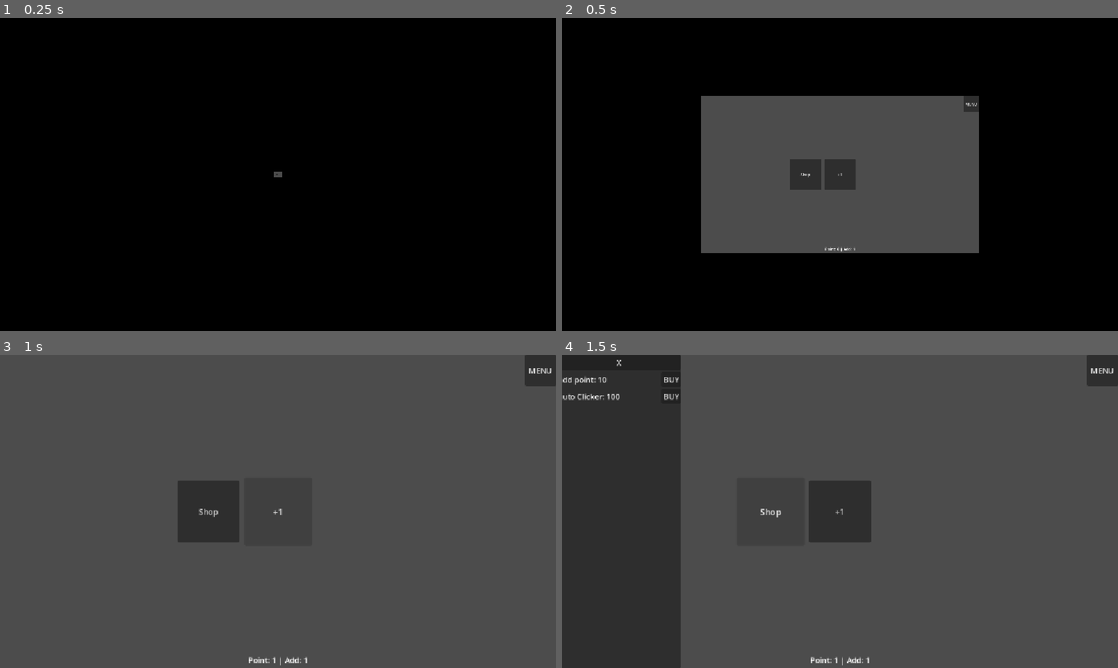
Above: before the commit, frames 1-4 (two rows, left to right).
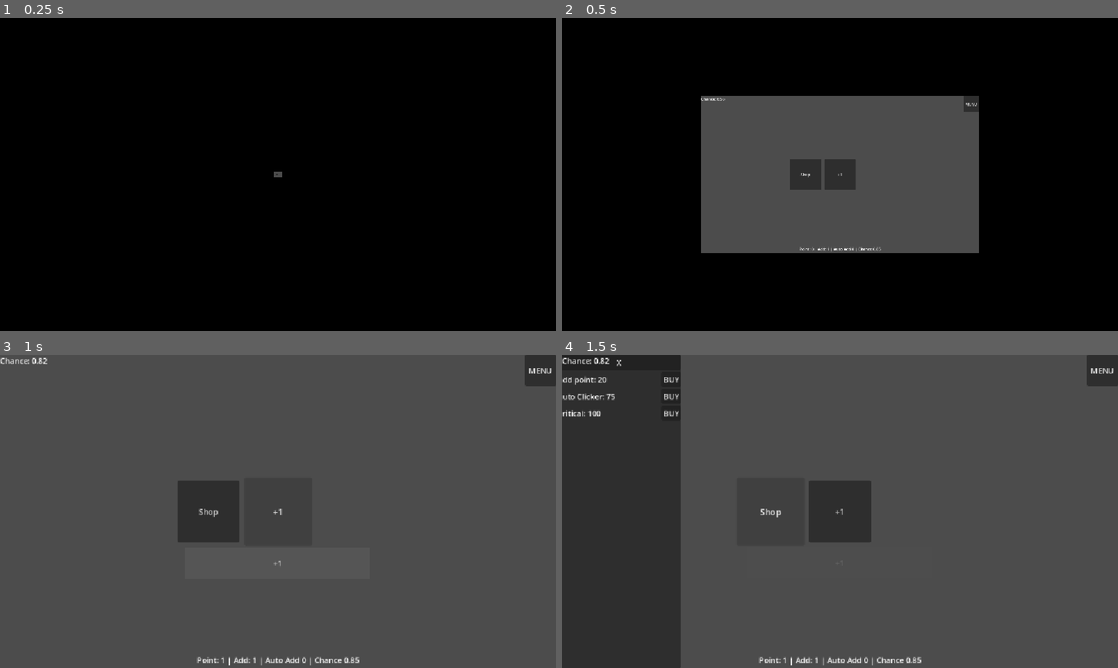
Above: after the commit, the same moments.

Repository: Maler2/clicker-game-rebooted
Game: Godot game, scene res://scene/main.tscn
Two runs of this game, one before a commit and one after it. Both use one fixed random seed, a clock stepped at 60 frames per second and the inputs below.
Inputs:
- Up to frame 1 (0.25 s): no input
- Up to frame 2 (0.5 s): no input
- Up to frame 3 (1 s): click "+1" at 0.5 s
- Up to frame 4 (1.5 s): click "Shop" at 1.25 s

Frame 1 is identical in both runs. In frame 2, 0.1% of the frame differs, in the area x 25-58%, y 25-75%; in frame 3, 0.4%; in frame 4, 0.6%, in the area x 0-65%, y 0-100%.

Commit message:
banyak update atau update besar

Diff:
--- /dev/null
+++ b/default_bus_layout.tres
@@ -0,0 +1,15 @@
+[gd_resource type="AudioBusLayout" format=3 uid="uid://dwklt77xejudo"]
+
+[resource]
+bus/1/name = &"sfx"
+bus/1/solo = false
+bus/1/mute = false
+bus/1/bypass_fx = false
+bus/1/volume_db = 6.0199986
+bus/1/send = &"Master"
+bus/2/name = &"music"
+bus/2/solo = false
+bus/2/mute = false
+bus/2/bypass_fx = false
+bus/2/volume_db = 6.0199986
+bus/2/send = &"Master"
--- a/project.godot
+++ b/project.godot
@@ -20,6 +20,7 @@
 [autoload]
 
 Global="*uid://by0nhktim5aqv"
+PopupGlobal="*uid://cfa1vwudb20m4"
 
 [display]
 
--- /dev/null
+++ b/scene/audio.tscn
@@ -0,0 +1,68 @@
+[gd_scene format=3 uid="uid://cu0locohl5tr"]
+
+[ext_resource type="Script" uid="uid://d06c6nqm18nw4" path="res://script/audio.gd" id="1_7cf6j"]
+
+[node name="audio" type="Control" unique_id=1416774771]
+layout_mode = 3
+anchor_left = 0.333
+anchor_right = 0.66700006
+anchor_bottom = 1.0
+offset_left = 0.3840027
+offset_right = -0.3840332
+grow_horizontal = 2
+grow_vertical = 2
+script = ExtResource("1_7cf6j")
+
+[node name="panel" type="Panel" parent="." unique_id=1009219129]
+layout_mode = 1
+anchors_preset = 15
+anchor_right = 1.0
+anchor_bottom = 1.0
+grow_horizontal = 2
+grow_vertical = 2
+
+[node name="vboxcontainer" type="VBoxContainer" parent="panel" unique_id=1699518742]
+layout_mode = 1
+anchors_preset = 15
+anchor_right = 1.0
+anchor_bottom = 1.0
+grow_horizontal = 2
+grow_vertical = 2
+size_flags_horizontal = 3
+size_flags_vertical = 3
+
+[node name="close" type="HBoxContainer" parent="panel/vboxcontainer" unique_id=86987333]
+layout_mode = 2
+
+[node name="button" type="Button" parent="panel/vboxcontainer/close" unique_id=1831763460]
+layout_mode = 2
+size_flags_horizontal = 3
+text = "X"
+
+[node name="master" type="HBoxContainer" parent="panel/vboxcontainer" unique_id=1642237845]
+layout_mode = 2
+
+[node name="label" type="Label" parent="panel/vboxcontainer/master" unique_id=1234371813]
+custom_minimum_size = Vector2(33, 0)
+layout_mode = 2
+size_flags_horizontal = 3
+text = "Master:"
+vertical_alignment = 1
+
+[node name="slider" type="HSlider" parent="panel/vboxcontainer/master" unique_id=1103772875]
+layout_mode = 2
+size_flags_horizontal = 3
+
+[node name="sfx" type="HBoxContainer" parent="panel/vboxcontainer" unique_id=1340034711]
+layout_mode = 2
+
+[node name="label" type="Label" parent="panel/vboxcontainer/sfx" unique_id=463567627]
+custom_minimum_size = Vector2(33, 0)
+layout_mode = 2
+size_flags_horizontal = 3
+text = "sfx:"
+vertical_alignment = 1
+
+[node name="slider" type="HSlider" parent="panel/vboxcontainer/sfx" unique_id=1447192388]
+layout_mode = 2
+size_flags_horizontal = 3
--- a/scene/main.tscn
+++ b/scene/main.tscn
@@ -4,6 +4,8 @@
 [ext_resource type="PackedScene" uid="uid://ykklgg2t1gli" path="res://scene/shop.tscn" id="2_v0l8b"]
 [ext_resource type="PackedScene" uid="uid://bccy4xnwv62ap" path="res://scene/menu.tscn" id="3_wp4xf"]
 [ext_resource type="PackedScene" uid="uid://dmgrnv2535ceo" path="res://scene/setting.tscn" id="4_brvut"]
+[ext_resource type="AudioStream" uid="uid://6vdcdueatbdj" path="res://audio/click.wav" id="5_0ha60"]
+[ext_resource type="PackedScene" uid="uid://cu0locohl5tr" path="res://scene/audio.tscn" id="6_4j5ol"]
 
 [node name="Main" type="Control" unique_id=54699926]
 layout_mode = 3
@@ -80,7 +82,6 @@
 layout_mode = 1
 
 [node name="autotimer" type="Timer" parent="." unique_id=545518139]
-autostart = true
 
 [node name="menubutton" type="Button" parent="." unique_id=1827370552]
 custom_minimum_size = Vector2(64, 64)
@@ -88,8 +89,8 @@
 anchors_preset = 1
 anchor_left = 1.0
 anchor_right = 1.0
-offset_left = -32.0
-offset_bottom = 32.0
+offset_left = -64.0
+offset_bottom = 64.0
 grow_horizontal = 0
 text = "MENU"
 
@@ -100,3 +101,16 @@
 [node name="setting" parent="." unique_id=912537951 instance=ExtResource("4_brvut")]
 visible = false
 layout_mode = 1
+
+[node name="clicksound" type="AudioStreamPlayer" parent="." unique_id=21999497]
+stream = ExtResource("5_0ha60")
+bus = &"sfx"
+
+[node name="audio" parent="." unique_id=951917723 instance=ExtResource("6_4j5ol")]
+visible = false
+layout_mode = 1
+
+[node name="debuglabel" type="Label" parent="." unique_id=94382786]
+layout_mode = 0
+offset_right = 40.0
+offset_bottom = 23.0
--- /dev/null
+++ b/scene/popup.tscn
@@ -0,0 +1,55 @@
+[gd_scene format=3 uid="uid://cfa1vwudb20m4"]
+
+[ext_resource type="Script" uid="uid://dpgwdgysyrq6v" path="res://script/popup.gd" id="1_56vfc"]
+
+[node name="popup" type="Control" unique_id=525504534]
+top_level = true
+z_index = 3
+layout_mode = 3
+anchor_left = 0.333
+anchor_top = 0.69100004
+anchor_right = 0.66700006
+anchor_bottom = 0.79
+offset_left = 0.3840027
+offset_top = 0.23196411
+offset_right = -0.3840332
+offset_bottom = 0.07998657
+grow_horizontal = 2
+grow_vertical = 2
+script = ExtResource("1_56vfc")
+
+[node name="Textlabel" type="RichTextLabel" parent="." unique_id=558703619]
+layout_mode = 1
+anchors_preset = 15
+anchor_right = 1.0
+anchor_bottom = 1.0
+grow_horizontal = 2
+grow_vertical = 2
+text = "placeholder"
+fit_content = true
+horizontal_alignment = 1
+vertical_alignment = 1
+
+[node name="bg" type="ColorRect" parent="Textlabel" unique_id=640944647]
+layout_mode = 1
+anchors_preset = -1
+anchor_left = -1.0
+anchor_top = -7.0000005
+anchor_right = 2.0
+anchor_bottom = 3.1250002
+offset_left = 384.0
+offset_top = 448.00003
+offset_right = -384.0
+offset_bottom = -136.00002
+grow_horizontal = 2
+grow_vertical = 2
+color = Color(0.39215687, 0.39215687, 0.39215687, 0.39215687)
+
+[node name="ColorRect" type="ColorRect" parent="." unique_id=732618920]
+visible = false
+layout_mode = 1
+anchors_preset = 15
+anchor_right = 1.0
+anchor_bottom = 1.0
+grow_horizontal = 2
+grow_vertical = 2
--- a/scene/setting.tscn
+++ b/scene/setting.tscn
@@ -47,6 +47,22 @@
 size_flags_horizontal = 3
 text = "AUDIO"
 
+[node name="reset" type="HBoxContainer" parent="panel/vboxcontainer" unique_id=950120768]
+layout_mode = 2
+
+[node name="button" type="Button" parent="panel/vboxcontainer/reset" unique_id=1332875247]
+layout_mode = 2
+size_flags_horizontal = 3
+text = "RESET"
+
+[node name="resetsetting" type="HBoxContainer" parent="panel/vboxcontainer" unique_id=1992791370]
+layout_mode = 2
+
+[node name="button" type="Button" parent="panel/vboxcontainer/resetsetting" unique_id=332051031]
+layout_mode = 2
+size_flags_horizontal = 3
+text = "RESET SETTING"
+
 [node name="other" type="HBoxContainer" parent="panel/vboxcontainer" unique_id=1846815629]
 layout_mode = 2
 
@@ -55,11 +71,3 @@
 size_flags_horizontal = 3
 text = "OTHER
 "
-
-[node name="reset" type="HBoxContainer" parent="panel/vboxcontainer" unique_id=950120768]
-layout_mode = 2
-
-[node name="button" type="Button" parent="panel/vboxcontainer/reset" unique_id=1332875247]
-layout_mode = 2
-size_flags_horizontal = 3
-text = "RESET"
--- a/scene/shop.tscn
+++ b/scene/shop.tscn
@@ -66,3 +66,15 @@
 [node name="button" type="Button" parent="panel/scrollcontainer/vboxcontainer/auto" unique_id=1304492580]
 layout_mode = 2
 text = "BUY"
+
+[node name="luck" type="HBoxContainer" parent="panel/scrollcontainer/vboxcontainer" unique_id=967442471]
+layout_mode = 2
+
+[node name="idlabel" type="Label" parent="panel/scrollcontainer/vboxcontainer/luck" unique_id=1902767930]
+layout_mode = 2
+size_flags_horizontal = 3
+text = "placeholder: %any"
+
+[node name="button" type="Button" parent="panel/scrollcontainer/vboxcontainer/luck" unique_id=393604714]
+layout_mode = 2
+text = "BUY"
--- /dev/null
+++ b/script/audio.gd
@@ -0,0 +1,61 @@
+extends Control
+
+signal close_request_audio
+
+@onready var master_slider: HSlider = $panel/vboxcontainer/master/slider
+@onready var close_button: Button = $panel/vboxcontainer/close/button
+@onready var sfx_slider: HSlider = $panel/vboxcontainer/sfx/slider
+@onready var master_label: Label = $panel/vboxcontainer/master/label
+@onready var sfx_label: Label = $panel/vboxcontainer/sfx/label
+
+func _ready() -> void:
+    Global.preference_loading()
+    visible = false
+    position.y = -648
+    master_slider.value = Global.master_val
+    sfx_slider.value = Global.sfx_val
+    master_slider.value_changed.connect(master_slider_changed)
+    sfx_slider.value_changed.connect(sfx_slider_changed)
+    close_button.pressed.connect(close_btn_pressed)
+    master_slider.drag_ended.connect(master_slider_drag)
+    print(master_slider.value)
+    upd_slider()
+
+func upd_slider() -> void:
+    master_label.text = ("Master: %d" % master_slider.value)
+    sfx_label.text = ("SFX: %d" % sfx_slider.value)
+
+
+func master_slider_changed(val: float) -> void:
+    print(int(val), " master")
+
+    var master_index: int = AudioServer.get_bus_index("Master")
+
+    if master_index != -1:
+        var linear_val: float = max(val / 100.0, 0.0001)
+
+        var db_val: float = linear_to_db(linear_val)
+        AudioServer.set_bus_volume_db(master_index, db_val)
+        Global.master_val = val
+
+    upd_slider()
+
+func sfx_slider_changed(val: float) -> void:
+    print(int(val), " sfx")
+
+    var sfx_index: int = AudioServer.get_bus_index("sfx")
+
+    if sfx_index != -1:
+        var linear_val: float = max(val / 100.0, 0.0001)
+
+        var db_val: float = linear_to_db(linear_val)
+        AudioServer.set_bus_volume_db(sfx_index, db_val)
+        Global.sfx_val = val
+
+    upd_slider()
+
+func master_slider_drag(_value_changed_flag: bool) -> void:
+    Global.preference_saving()
+
+func close_btn_pressed() -> void:
+    close_request_audio.emit()
--- a/script/global.gd
+++ b/script/global.gd
@@ -1,9 +1,9 @@
 extends Node
 
 const save_path: String = "user://savefile.json"
+const preference_path: String = "user://preference.json"
 
 signal update_point
-
 
 var point: int = 0:
 	set(val):
@@ -15,7 +15,7 @@
 		add_point = val
 		update_point.emit()
 
-var add_point_cost: int = 10:
+var add_point_cost: int = 20:
 	set(val):
 		add_point_cost = val
 		update_point.emit()
@@ -25,10 +25,18 @@
 		auto_timer_point = val
 		update_point.emit()
 
-var auto_timer_point_cost: int = 100:
+var auto_timer_point_cost: int = 75:
 	set(val):
 		auto_timer_point_cost = val
 		update_point.emit()
+
+var luck_cost: int = 100:
+	set(val):
+		luck_cost = val
+		update_point.emit()
+
+var luck_float: float = 0.85
+var luck_float_max: float = 0.5
 
 func _ready() -> void:
 	var auto_save_timer: Timer = Timer.new()
@@ -37,13 +45,18 @@
 	auto_save_timer.timeout.connect(saving)
 	add_child(auto_save_timer)
 
+var master_val: float = 100.0
+var sfx_val: float = 100.0
+
 func saving() -> void:
 	var data: Dictionary = {
 		"point": point,
 		"add_point": add_point,
 		"add_point_cost": add_point_cost,
 		"auto_timer_point": auto_timer_point,
-		"auto_timer_point_cost": auto_timer_point_cost
+		"auto_timer_point_cost": auto_timer_point_cost,
+		"luck_cost": luck_cost,
+		"luck_float": luck_float
 	}
 
 	var json_string: String = JSON.stringify(data)
@@ -71,7 +84,49 @@
 			add_point_cost = data.get("add_point_cost", add_point_cost)
 			auto_timer_point = data.get("auto_timer_point", auto_timer_point)
 			auto_timer_point_cost = data.get("auto_timer_point_cost", auto_timer_point_cost)
+			luck_cost = data.get("luck_cost", luck_cost)
+			luck_float = data.get("luck_float", luck_float)
 			print("Loaded!")
+
+func preference_saving() -> void:
+	var data: Dictionary = {
+		"master_val": master_val,
+		"sfx_val": sfx_val
+	}
+
+	var json_string: String = JSON.stringify(data)
+	var file: FileAccess = FileAccess.open(preference_path, FileAccess.WRITE)
+	if file:
+		file.store_line(json_string)
+		file.close()
+		print("\nPREFERENCE SAVED!")
+
+func preference_loading() -> void:
+	if !FileAccess.file_exists(preference_path):
+		return
+
+	var file: FileAccess = FileAccess.open(preference_path, FileAccess.READ)
+	if file:
+		var json_string: String = file.get_as_text()
+		file.close()
+
+		var data: Variant = JSON.parse_string(json_string)
+
+		if data is Dictionary:
+			master_val = data.get("master_val", master_val)
+			sfx_val = data.get("sfx_val", sfx_val)
+
+			var master_index: int = AudioServer.get_bus_index("Master")
+			if master_index != -1:
+				var linear_val: float = max(master_val / 100.0, 0.0001)
+				AudioServer.set_bus_volume_db(master_index, linear_to_db(linear_val))
+
+			var sfx_index: int = AudioServer.get_bus_index("sfx")
+			if sfx_index != -1:
+				var linear_val: float = max(sfx_val / 100.0, 0.0001)
+				AudioServer.set_bus_volume_db(sfx_index, linear_to_db(linear_val))
+
+			print("PREFERENCE LOADED!")
 
 func _notification(what: int) -> void:
 	if what == NOTIFICATION_WM_CLOSE_REQUEST:
--- a/script/main.gd
+++ b/script/main.gd
@@ -10,13 +10,21 @@
 @onready var menu_button: Button = $menubutton
 @onready var menu: Control = $menu
 @onready var setting: Control = $setting
+@onready var click_sound: AudioStreamPlayer = $clicksound
+@onready var audio: Control = $audio
+@onready var debug_label: Label = $debuglabel
 
 # variablenya
+var luck: float = randf_range(0, 1)
+var time_played: int = 0
 
 # saat masuk ke gamenya?
 func _ready() -> void:
 	# load
 	Global.loading()
+	print("Main Loaded!")
+	Global.preference_loading()
+
 
 	# start
 	self.scale = Vector2.ZERO
@@ -27,6 +35,8 @@
 
 	# global connect
 	Global.update_point.connect(upd_point)
+
+	auto_timer_call()
 
 	# connect
 	click_button.pressed.connect(_click_btn_pressed)
@@ -38,6 +48,9 @@
 	menu.setting_request.connect(open_setting)
 	setting.close_request_setting.connect(close_setting)
 	setting.anim_play_restart.connect(play_restart)
+	shop.auto_timer_on.connect(auto_timer_call)
+	setting.audio_request.connect(open_audio)
+	audio.close_request_audio.connect(close_audio)
 
 	# text
 	shop_button.text = "Shop"
@@ -62,45 +75,70 @@
 	# project setting
 	get_window().transparent = true
 
+	debug_label_info()
+
 	# silly
 	# yes i make this comment to make something dumb or not useful enough
-	print("%s: OK" % click_button.name if click_button else "NULL")
-	print("%s: OK" % shop_button.name if shop_button else "NULL")
-	print("%s: OK" % shop.name if shop else "NULL")
-	print("%s: OK" % menu_button.name if menu_button else "NULL")
-	print("%s: OK" % menu.name if menu else "NULL")
-
+	pass
 	upd_point()
 
+func auto_timer_call() -> void:
+	if Global.auto_timer_point == 0:
+		print(auto_timer_call.get_method(), ": false")
+		auto_timer.stop()
+	else:
+		print(auto_timer_call.get_method(), ": true")
+		auto_timer.start()
+
+func debug_label_info() -> void:
+	debug_label.text = "Chance: %.2f" % luck
 
 # fungsi kustom
 func upd_point() -> void:
-	info_label.text = "Point: %d | Add: %d" % [Global.point, Global.add_point]
+	info_label.text = "Point: %d | Add: %d | Auto Add %d | Chance %.2f" % [Global.point, Global.add_point, Global.auto_timer_point, Global.luck_float]
 	click_button.text = "+%d" % Global.add_point
 
 # fungsi tombol (click button)
 func _click_btn_pressed() -> void:
 	var tween: Tween = create_tween()
+	luck = randf_range(0, 1)
+	click_sound.pitch_scale = randf_range(0.9, 1.1)
+	click_sound.play()
 	tween.tween_property(click_button, "scale", Vector2(1.05, 1.05), 0.1)
 	tween.tween_property(click_button, "scale", Vector2(1.1, 1.1), 0.1)
-	Global.point += Global.add_point
+	if luck >= Global.luck_float:
+		Global.point += (Global.add_point * 2)
+		PopupGlobal.popup("+", (Global.add_point * 2))
+	else:
+		Global.point += Global.add_point
+		PopupGlobal.popup("+", Global.add_point)
+	debug_label_info()
+
 	upd_point()
 
 # animasi
 func click_btn_entered() -> void:
 	var tween: Tween = create_tween()
+	click_sound.pitch_scale = randf_range(1.2, 1.3)
+	click_sound.play()
 	tween.tween_property(click_button, "scale", Vector2(1.1, 1.1), 0.3).set_trans(Tween.TRANS_EXPO).set_ease(Tween.EASE_OUT)
 
 func click_btn_exited() -> void:
 	var tween: Tween = create_tween()
+	click_sound.pitch_scale = randf_range(0.8, 0.9)
+	click_sound.play()
 	tween.tween_property(click_button, "scale", Vector2(1.0, 1.0), 0.3).set_trans(Tween.TRANS_EXPO).set_ease(Tween.EASE_OUT)
 
 func shop_btn_entered() -> void:
 	var tween: Tween = create_tween()
+	click_sound.pitch_scale = randf_range(1.25, 1.35)
+	click_sound.play()
 	tween.tween_property(shop_button, "scale", Vector2(1.1, 1.1), 0.3).set_trans(Tween.TRANS_EXPO).set_ease(Tween.EASE_OUT)
 
 func shop_btn_exited() -> void:
 	var tween: Tween = create_tween()
+	click_sound.pitch_scale = randf_range(0.75, 0.85)
+	click_sound.play()
 	tween.tween_property(shop_button, "scale", Vector2(1.0, 1.0), 0.3).set_trans(Tween.TRANS_EXPO).set_ease(Tween.EASE_OUT)
 
 func menu_btn_entered() -> void:
@@ -113,6 +151,8 @@
 
 # buat loop
 func auto_click_time() -> void:
+	click_sound.pitch_scale = randf_range(0.4, 0.5)
+	click_sound.play()
 	auto_click()
 
 # buat nambah point otomatis
@@ -159,8 +199,10 @@
 
 # memainkan animasi keluar
 func play_quit() -> void:
-	var tween = create_tween()
+	var tween = create_tween().set_parallel(true)
 	tween.tween_property(self, "scale", Vector2(0, 0), 1).set_trans(Tween.TRANS_EXPO)
+	var global_tween = PopupGlobal.create_tween().set_parallel(true)
+	global_tween.tween_property(PopupGlobal, "scale", Vector2(0, 0), 1).set_trans(Tween.TRANS_EXPO)
 
 # buka setting
 func open_setting() -> void:
@@ -182,3 +224,17 @@
 func play_restart() -> void:
 	var tween = create_tween()
 	tween.tween_property(self, "position", Vector2(2000, 0), 1).set_trans(Tween.TRANS_EXPO)
+
+func open_audio() -> void:
+	var tween: Tween = create_tween()
+	audio.visible = true
+	tween.tween_property(setting, "position", Vector2(384, -648), 0.4).set_trans(Tween.TRANS_EXPO).set_ease(Tween.EASE_IN)
+	tween.tween_callback(func(): setting.visible = false)
+	tween.tween_property(audio, "position", Vector2(384, 0), 0.4).set_trans(Tween.TRANS_EXPO).set_ease(Tween.EASE_OUT)
+
+func close_audio() -> void:
+	var tween: Tween = create_tween()
+	tween.tween_property(audio, "position", Vector2(384, -648), 0.4).set_trans(Tween.TRANS_EXPO).set_ease(Tween.EASE_IN)
+	tween.tween_callback(func(): audio.visible = false)
+	setting.visible = true
+	tween.tween_property(setting, "position", Vector2(384, 0), 0.4).set_trans(Tween.TRANS_EXPO).set_ease(Tween.EASE_OUT)
--- a/script/menu.gd
+++ b/script/menu.gd
@@ -25,6 +25,7 @@
 func quit_btn_pressed() -> void:
 	get_window().borderless = true # failsafe
 	Global.saving()
+	Global.preference_saving()
 	anim_play_quit.emit()
 	await get_tree().create_timer(1).timeout
 	get_tree().quit()
--- /dev/null
+++ b/script/popup.gd
@@ -0,0 +1,27 @@
+extends Control
+
+@onready var text_label: RichTextLabel = $Textlabel
+
+
+func _ready() -> void:
+
+	text_label.visible = false
+	text_label.text = ""
+
+func popup(text: String = "", variable: Variant = null):
+	var text_label_clone: RichTextLabel = text_label.duplicate() as RichTextLabel
+	add_child(text_label_clone)
+
+	var tween: Tween = create_tween()
+	text_label_clone.visible = true
+	tween.tween_property(text_label_clone, "position", Vector2(0, 0), 0.0).set_trans(Tween.TRANS_SINE).set_ease(Tween.EASE_OUT)
+	tween.tween_property(text_label_clone, "modulate", Color(1, 1, 1, 1), 0.0)
+	if variable != null:
+		text_label_clone.text = text + str(variable)
+	else:
+		text_label_clone.text = text
+
+	tween.tween_property(text_label_clone, "position", Vector2(0, -50), 0.5).set_trans(Tween.TRANS_SINE).set_ease(Tween.EASE_OUT)
+	tween.tween_property(text_label_clone, "modulate", Color(1, 1, 1, 0), 0.5)
+	await tween.finished
+	text_label_clone.queue_free()
--- a/script/setting.gd
+++ b/script/setting.gd
@@ -2,21 +2,28 @@
 
 signal close_request_setting
 signal anim_play_restart
+signal audio_request
 
 @onready var back_button: Button = $panel/vboxcontainer/close/button
 @onready var reset_button: Button = $panel/vboxcontainer/reset/button
+@onready var audio_button: Button = $panel/vboxcontainer/audio/button
+@onready var reset_preference_button: Button = $panel/vboxcontainer/resetsetting/button
 
 func _ready() -> void:
-    visible = false
-    position.y = -648
-    back_button.pressed.connect(back_btn_pressed)
-    reset_button.pressed.connect(reset_btn_pressed)
+	visible = false
+	position.y = -648
+	back_button.pressed.connect(back_btn_pressed)
+	reset_button.pressed.connect(reset_btn_pressed)
+	audio_button.pressed.connect(audio_btn_pressed)
 
 func back_btn_pressed() -> void:
-    close_request_setting.emit()
+	close_request_setting.emit()
 
 func reset_btn_pressed() -> void:
-    get_window().borderless = true # failsafe
-    anim_play_restart.emit()
-    await get_tree().create_timer(1).timeout
-    Global.reset_data()
+	get_window().borderless = true # failsafe
+	anim_play_restart.emit()
+	await get_tree().create_timer(1).timeout
+	Global.reset_data()
+
+func audio_btn_pressed() -> void:
+	audio_request.emit()
--- a/script/shop.gd
+++ b/script/shop.gd
@@ -2,6 +2,7 @@
 
 # sinyal
 signal close_request
+signal auto_timer_on
 
 # node
 @onready var panel: Panel = $panel
@@ -10,21 +11,27 @@
 @onready var add_point_button: Button = $panel/scrollcontainer/vboxcontainer/addpoint/button
 @onready var auto_label: Label = $panel/scrollcontainer/vboxcontainer/auto/idlabel
 @onready var auto_button: Button = $panel/scrollcontainer/vboxcontainer/auto/button
+@onready var luck_label: Label = $panel/scrollcontainer/vboxcontainer/luck/idlabel
+@onready var luck_button: Button = $panel/scrollcontainer/vboxcontainer/luck/button
 
 # mulai
 func _ready() -> void:
 	visible = false
+	print("Shop Loaded!")
+	Global.loading()
 	upd_point()
 	add_point_button.pressed.connect(_add_point_btn_pressed)
 	auto_button.pressed.connect(auto_button_pressed)
 	panel.position.x = -256
 	mouse_filter = Control.MOUSE_FILTER_IGNORE
 	close_button.pressed.connect(_close_btn_pressed)
+	luck_button.pressed.connect(luck_btn)
 
 # alternatif dari main.gd
 func upd_point() -> void:
 	add_point_label.text = "Add point: %d" % Global.add_point_cost
 	auto_label.text = "Auto Clicker: %d" % Global.auto_timer_point_cost
+	luck_label.text = "Critical: %d" % Global.luck_cost
 
 # tutup pakai tombol
 func _close_btn_pressed() -> void:
@@ -36,13 +43,28 @@
 		Global.point -= Global.add_point_cost
 		Global.add_point += 1
 		@warning_ignore("narrowing_conversion")
-		Global.add_point_cost *= 1.5
+		Global.add_point_cost *= 1.1
 		upd_point()
 
 func auto_button_pressed() -> void:
 	if Global.point >= Global.auto_timer_point_cost:
 		Global.point -= Global.auto_timer_point_cost
 		Global.auto_timer_point += 1
+		auto_timer_on.emit()
 		@warning_ignore("narrowing_conversion")
-		Global.auto_timer_point_cost *= 1.5
+		Global.auto_timer_point_cost *= 1.1
+
 		upd_point()
+
+func luck_btn() -> void:
+	if Global.point >= Global.luck_cost:
+		if Global.luck_float < Global.luck_float_max:
+			PopupGlobal.popup("MAXED!")
+		else:
+			Global.point -= Global.luck_cost
+			Global.luck_float -= 0.05
+			@warning_ignore("narrowing_conversion")
+			Global.luck_cost *= 1.1
+			PopupGlobal.popup("BUYED!")
+
+			upd_point()
Not shown, added: audio/alt_click.wav.import
Not shown, added: audio/click.wav.import
Not shown, added: script/audio.gd.uid
Not shown, added: script/popup.gd.uid
Not shown, added: audio/alt_click.wav
Not shown, added: audio/click.wav
